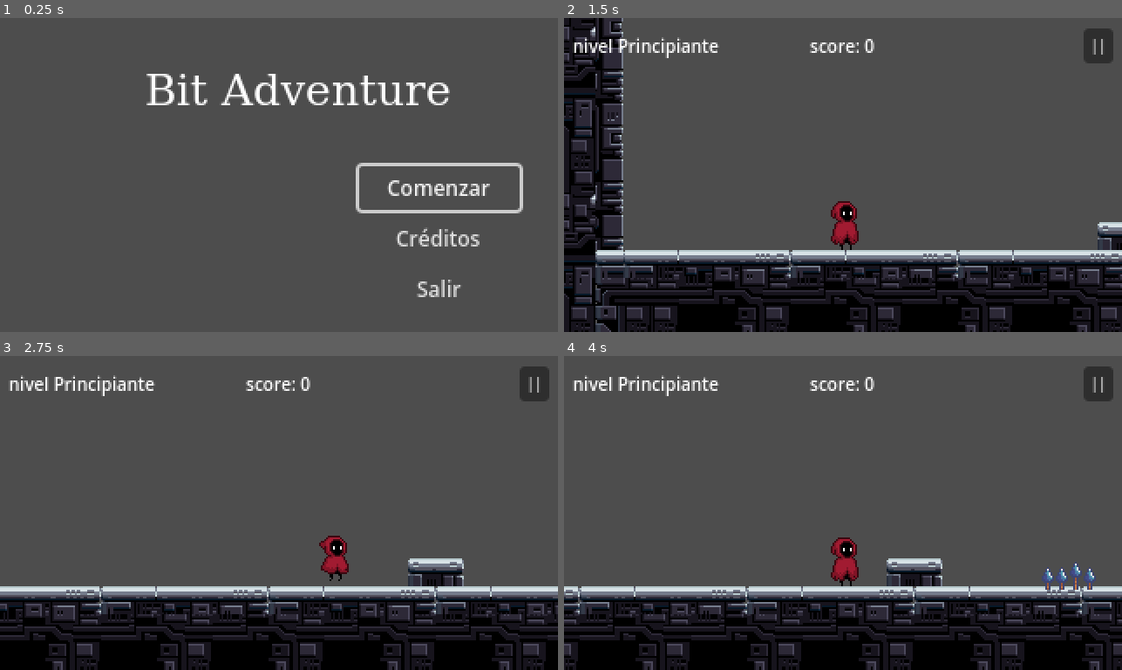
Above: before the commit, frames 1-4 (two rows, left to right).
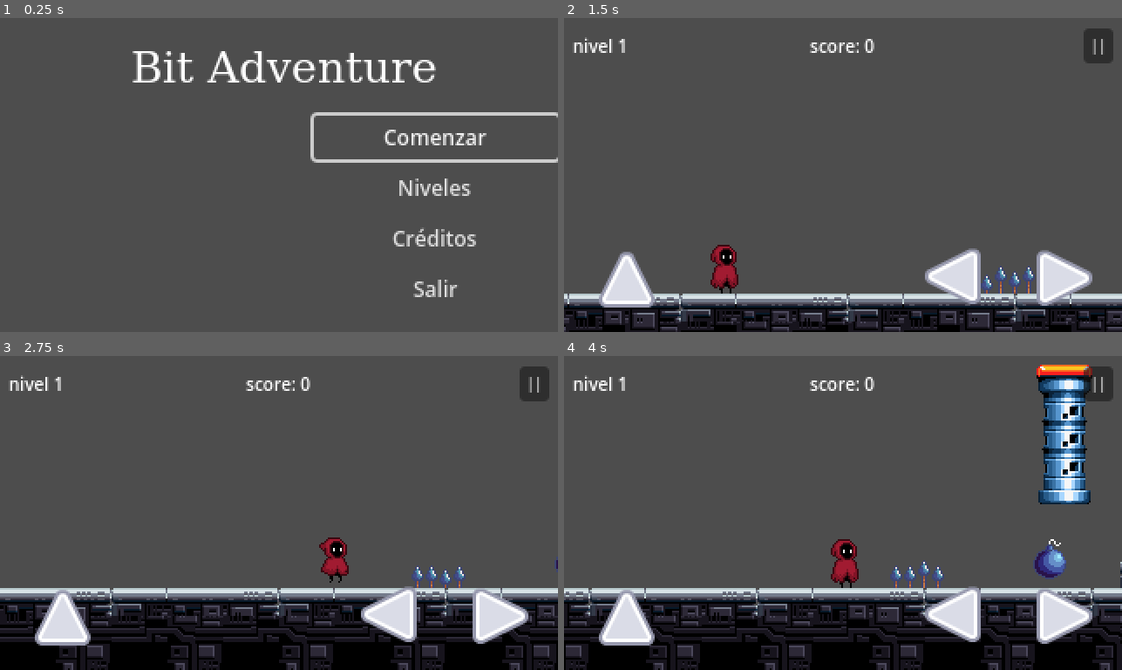
Above: after the commit, the same moments.

Repository: Altro31/bit-adventurer
Game: Godot game, scene res://scenes/menus/main_menu/main_menu.tscn
Two runs of this game, one before a commit and one after it. Both use one fixed random seed, a clock stepped at 60 frames per second and the inputs below. Sound files missing from this copy of the repository are replaced by a short silence.
Inputs (mouse positions are in pixels of both pictures, inside the frame that each line leads up to):
- Up to frame 1 (0.25 s): no input
- Up to frame 2 (1.5 s): click (999, 187) at 0.5 s, where only the run after the commit has a clickable "Niveles"; click (776, 112) at 1.25 s, where only the run after the commit has a clickable "Nivel 1"
- Up to frame 3 (2.75 s): hold D (rigth) from 2.03 s (still down); tap Space (jump) at 2.27 s
- Up to frame 4 (4 s): release D (rigth) at 2.78 s; tap D (rigth) at 2.85 s; tap Space (jump) at 3.02 s; hold A (left) from 3.53 s (still down); hold D (rigth) from 3.53 s (still down)

The runs differ from the first frame. In frame 1, 7.6% of the frame differs, in the area x 23-100%, y 10-89%; in frame 2, 31%, in the area x 0-100%, y 0-100%; in frame 3, 18%; in frame 4, 22%.

Commit message:
test: player trailing

Diff:
--- a/project.godot
+++ b/project.godot
@@ -12,7 +12,7 @@
 
 config/name="Bit Adventurer"
 config/version="0.0.1"
-run/main_scene="uid://byvydukidk6i2"
+run/main_scene="res://scenes/menus/main_menu/main_menu.tscn"
 config/features=PackedStringArray("4.3", "Forward Plus")
 run/max_fps=60
 config/icon="res://icon.svg"
@@ -59,6 +59,10 @@
 ]
 }
 
+[input_devices]
+
+pointing/emulate_touch_from_mouse=true
+
 [layer_names]
 
 2d_render/layer_1="Player"
--- a/scenes/game_scene/game_ui.gd
+++ b/scenes/game_scene/game_ui.gd
@@ -31,6 +31,7 @@
 func win():
 	$Win/Score.text = "puntuación: "+str(GLOBAL.score)
 	get_tree().paused = true
+	GLOBAL.progress = int(level) if GLOBAL.progress < int(level) else GLOBAL.progress
 	$Win._play_win_music()
 	$Win.visible = true
 	var tween: Tween = create_tween().set_trans(Tween.TRANS_SINE).set_ease(Tween.EASE_IN)
--- a/scenes/levels/level.gd
+++ b/scenes/levels/level.gd
@@ -1,10 +1,13 @@
 extends Node
+
+@export var level: int = 0
 
 var audio2 = false
 var player: Player
 
 func _ready():
 	get_tree().paused = false
+
 
 
 func _on_01_finished() -> void:
--- /dev/null
+++ b/scenes/menus/levels/menu_level.gd
@@ -0,0 +1,31 @@
+extends Node
+
+
+# Called when the node enters the scene tree for the first time.
+func _ready() -> void:
+	$"HBoxContainer/Buttons/Nivel 2".disabled = GLOBAL.progress < 2
+	$"HBoxContainer/Buttons/Nivel 3".disabled = GLOBAL.progress < 3
+	$"HBoxContainer/Buttons2/Nivel 4".disabled = GLOBAL.progress < 4
+	$"HBoxContainer/Buttons2/Nivel 5".disabled = GLOBAL.progress < 5
+	$"HBoxContainer/Buttons2/Nivel 6".disabled = GLOBAL.progress < 6
+
+func _on_nivel_1_pressed() -> void:
+	get_tree().change_scene_to_file("res://scenes/levels/level_1.tscn")
+
+func _on_nivel_2_pressed() -> void:
+	get_tree().change_scene_to_file("res://scenes/levels/level_2.tscn")
+
+func _on_nivel_3_pressed() -> void:
+	get_tree().change_scene_to_file("res://scenes/levels/level_3.tscn")
+
+func _on_nivel_4_pressed() -> void:
+	get_tree().change_scene_to_file("res://scenes/levels/level_4.tscn")
+
+func _on_nivel_5_pressed() -> void:
+	get_tree().change_scene_to_file("res://scenes/levels/level_5.tscn")
+
+func _on_nivel_6_pressed() -> void:
+	get_tree().change_scene_to_file("res://scenes/levels/level_6.tscn")
+
+func _on_back_pressed() -> void:
+	get_tree().change_scene_to_file("res://scenes/menus/main_menu/main_menu.tscn")
--- /dev/null
+++ b/scenes/menus/levels/menu_level.tscn
@@ -0,0 +1,82 @@
+[gd_scene load_steps=6 format=3 uid="uid://cdibp2ucw8klt"]
+
+[ext_resource type="Script" path="res://scenes/menus/levels/menu_level.gd" id="1_r7hsf"]
+
+[sub_resource type="Theme" id="Theme_8rqy6"]
+default_font_size = 12
+
+[sub_resource type="Theme" id="Theme_2xly8"]
+default_font_size = 12
+
+[sub_resource type="Theme" id="Theme_d3x2k"]
+default_font_size = 12
+
+[sub_resource type="Theme" id="Theme_c4dph"]
+default_font_size = 11
+
+[node name="MenuLevel" type="Control"]
+layout_mode = 3
+anchors_preset = 0
+script = ExtResource("1_r7hsf")
+
+[node name="HBoxContainer" type="HBoxContainer" parent="."]
+layout_mode = 0
+offset_left = 83.0
+offset_top = 41.0
+offset_right = 239.0
+offset_bottom = 124.0
+
+[node name="Buttons" type="VBoxContainer" parent="HBoxContainer"]
+layout_mode = 2
+size_flags_horizontal = 3
+
+[node name="Nivel 1" type="Button" parent="HBoxContainer/Buttons"]
+layout_mode = 2
+theme = SubResource("Theme_8rqy6")
+text = "Nivel 1"
+
+[node name="Nivel 2" type="Button" parent="HBoxContainer/Buttons"]
+layout_mode = 2
+theme = SubResource("Theme_2xly8")
+disabled = true
+text = "Nivel 2"
+
+[node name="Nivel 3" type="Button" parent="HBoxContainer/Buttons"]
+layout_mode = 2
+theme = SubResource("Theme_d3x2k")
+disabled = true
+text = "Nivel 3"
+
+[node name="Buttons2" type="VBoxContainer" parent="HBoxContainer"]
+layout_mode = 2
+size_flags_horizontal = 3
+
+[node name="Nivel 4" type="Button" parent="HBoxContainer/Buttons2"]
+layout_mode = 2
+theme = SubResource("Theme_8rqy6")
+disabled = true
+text = "Nivel 4"
+
+[node name="Nivel 5" type="Button" parent="HBoxContainer/Buttons2"]
+layout_mode = 2
+theme = SubResource("Theme_2xly8")
+disabled = true
+text = "Nivel 5"
+
+[node name="Nivel 6" type="Button" parent="HBoxContainer/Buttons2"]
+layout_mode = 2
+theme = SubResource("Theme_d3x2k")
+disabled = true
+text = "Nivel 6"
+
+[node name="Back" type="Button" parent="."]
+layout_mode = 0
+offset_left = 255.0
+offset_top = 139.0
+offset_right = 304.0
+offset_bottom = 170.0
+theme = SubResource("Theme_c4dph")
+text = "Atrás"
+
+[connection signal="pressed" from="HBoxContainer/Buttons/Nivel 1" to="." method="_on_nivel_1_pressed"]
+[connection signal="pressed" from="Back" to="." method="_on_back_pressed"]
--- a/scenes/menus/main_menu/main_menu.gd
+++ b/scenes/menus/main_menu/main_menu.gd
@@ -2,8 +2,11 @@
 
 func _on_ready():
 	$Buttons/Start.grab_focus()
+	$Buttons/Continue.visible = GLOBAL.progress > 0
+	$Buttons/Start.visible = GLOBAL.progress == 0
 
 func _on_start_pressed():
+	GLOBAL.progress = 0
 	GLOBAL.score = 0
 	get_tree().change_scene_to_file("res://scenes/levels/level_0.tscn")
 
@@ -12,3 +15,11 @@
 
 func _on_exit_pressed():
 	get_tree().quit()
+
+
+func _on_continue_pressed() -> void:
+	get_tree().change_scene_to_file("res://scenes/levels/level_"+str(GLOBAL.progress+1)+".tscn")
+
+
+func _on_nivels_pressed() -> void:
+	get_tree().change_scene_to_file("res://scenes/menus/levels/menu_level.tscn")
--- a/scenes/menus/main_menu/main_menu.tscn
+++ b/scenes/menus/main_menu/main_menu.tscn
@@ -130,6 +130,9 @@
 [sub_resource type="Theme" id="Theme_b16a8"]
 default_font_size = 12
 
+[sub_resource type="Theme" id="Theme_xmv3j"]
+default_font_size = 12
+
 [sub_resource type="Theme" id="Theme_e1trv"]
 default_font_size = 12
 
@@ -147,10 +150,10 @@
 
 [node name="Title" type="Label" parent="."]
 layout_mode = 2
-offset_left = 83.0
-offset_top = 27.0
-offset_right = 256.0
-offset_bottom = 59.0
+offset_left = 75.0
+offset_top = 13.0
+offset_right = 248.0
+offset_bottom = 47.0
 theme = SubResource("Theme_ly41v")
 theme_override_fonts/font = SubResource("FontFile_1fbtg")
 theme_override_font_sizes/font_size = 25
@@ -174,10 +177,8 @@
 anchor_top = 1.0
 anchor_right = 1.0
 anchor_bottom = 1.0
-offset_left = -114.0
-offset_top = -95.0
-offset_right = -22.0
-offset_bottom = -12.0
+offset_left = -140.0
+offset_top = -124.0
 grow_horizontal = 0
 grow_vertical = 0
 
@@ -185,6 +186,19 @@
 layout_mode = 2
 theme = SubResource("Theme_b16a8")
 text = "Comenzar"
+flat = true
+
+[node name="Continue" type="Button" parent="Buttons"]
+visible = false
+layout_mode = 2
+theme = SubResource("Theme_b16a8")
+text = "Continuar"
+flat = true
+
+[node name="Nivels" type="Button" parent="Buttons"]
+layout_mode = 2
+theme = SubResource("Theme_xmv3j")
+text = "Niveles"
 flat = true
 
 [node name="Credits" type="Button" parent="Buttons"]
@@ -205,5 +219,7 @@
 
 [connection signal="ready" from="." to="." method="_on_ready"]
 [connection signal="pressed" from="Buttons/Start" to="." method="_on_start_pressed"]
+[connection signal="pressed" from="Buttons/Continue" to="." method="_on_continue_pressed"]
+[connection signal="pressed" from="Buttons/Nivels" to="." method="_on_nivels_pressed"]
 [connection signal="pressed" from="Buttons/Credits" to="." method="_on_credits_pressed"]
 [connection signal="pressed" from="Buttons/Exit" to="." method="_on_exit_pressed"]
--- a/scripts/GLOBAL.gd
+++ b/scripts/GLOBAL.gd
@@ -1,3 +1,4 @@
 extends Node
 
 var score: int = 0
+var progress: int = 0
Not shown: 1 places in scenes/menus/main_menu/main_menu.tscn that only renumber resources
